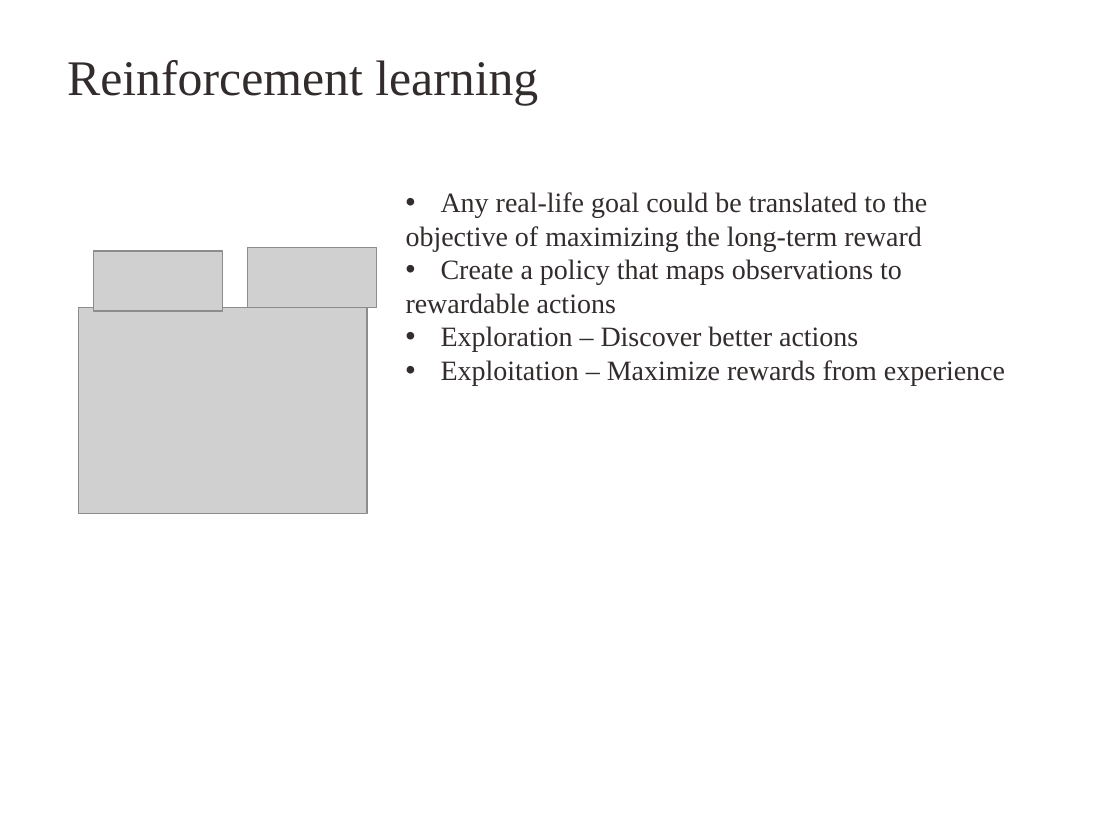
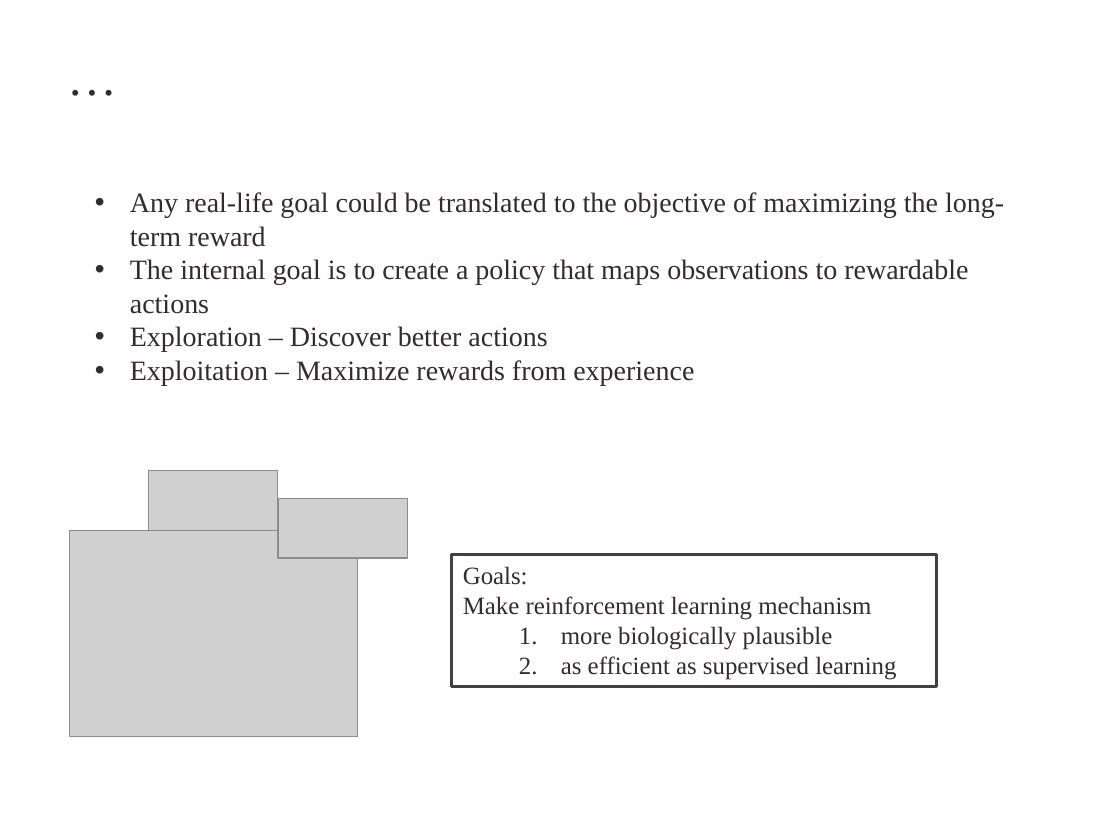
Before and after one commit to kuthulas/reinforce, a slide deck: slide 5 of RL.pptx (slide 4 before the commit). Drawn at 1120x840 pixels with LibreOffice and Linux fonts; fonts in the diff are those of the drawing; grey boxes stand for pictures; background and template pictures are left out. Boxes give left, top, right and bottom in pixels: in the first picture for what was removed or moved away, otherwise in the second. Text is boxed around its words. In the diff, an @@ line names an element or a change of style, - is before the commit and + after.

Commit message:
Slides updated

```diff
--- a/RL.pptx
+++ b/RL.pptx
@@ title at (67, 60, 538, 105): text changed @@
-Reinforcement learning
+…
@@ text "Any real-life goal could be ...": place and size @@
-text "Any real-life goal could be ..." at (406, 192, 1005, 386)
+text "Any real-life goal could be ..." at (130, 192, 1004, 386)
@@ text at (130, 192, 1004, 314): text changed @@
-• Any real-life goal could be translated to the
-objective of maximizing the long-term reward
-• Create a policy that maps observations to
-rewardable actions
+• Any real-life goal could be translated to the objective of maximizing the long-term reward
+• The internal goal is to create a policy that maps observations to rewardable actions
@@ picture: place and size @@
-picture at (93, 251, 222, 311)
+picture at (149, 470, 278, 531)
@@ picture: place and size @@
-picture at (248, 248, 376, 308)
+picture at (278, 498, 407, 559)
@@ picture: place and size @@
-picture at (78, 307, 366, 513)
+picture at (69, 530, 357, 736)
@@ rectangle added at (452, 554, 937, 687), fill #FFFFFF, outline #444040 2 pt, 16 pt, text #332C2C @@
+Goals:
+Make reinforcement learning mechanism
+  1. more biologically plausible
+  2. as efficient as supervised learning
```
Also in this commit, not shown: 10 other slides changed, 22 slides added, 3 slides removed.
